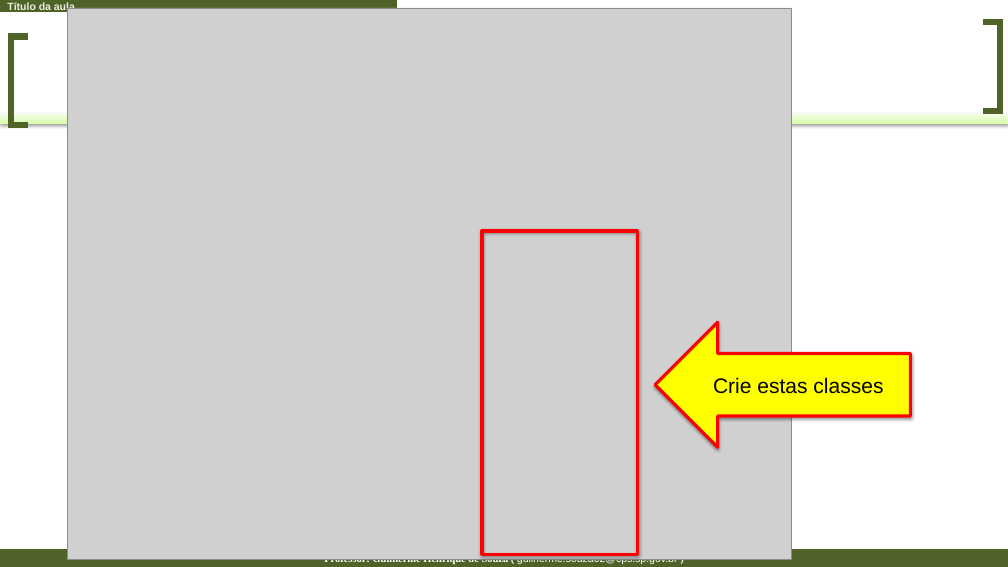
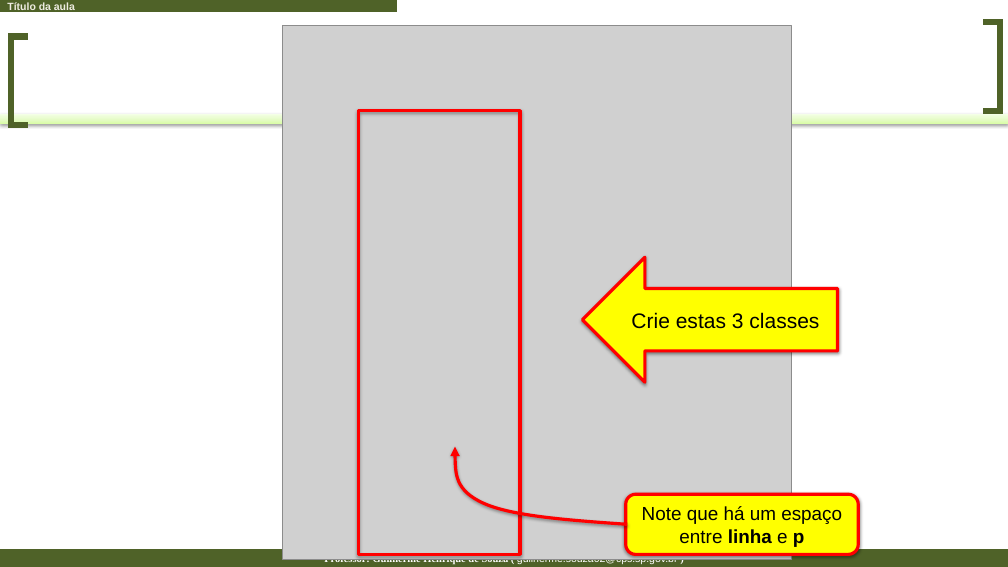
Before and after one commit to guilhermehsouza/AulaCSS, a slide deck: slide 79 of Aula 02 - Passo a Passo.pptx (slide 78 before the commit). Drawn at 1008x567 pixels with LibreOffice and Linux fonts; fonts in the diff are those of the drawing; grey boxes stand for pictures. Boxes give left, top, right and bottom in pixels: in the first picture for what was removed or moved away, otherwise in the second. Text is boxed around its words. In the diff, an @@ line names an element or a change of style, - is before the commit and + after.

```diff
--- a/Aula 02 - Passo a Passo.pptx
+++ b/Aula 02 - Passo a Passo.pptx
@@ picture: place and size @@
-picture at (67, 8, 792, 559)
+picture at (282, 26, 792, 560)
@@ rectangle: place and size @@
-rectangle at (482, 231, 638, 555)
+rectangle at (358, 110, 520, 554)
@@ left arrow "Crie estas 3 classes": place and size @@
-left arrow "Crie estas 3 classes" at (656, 322, 911, 447)
+left arrow "Crie estas 3 classes" at (582, 257, 838, 382)
@@ text in left arrow at (631, 312, 819, 329): text changed @@
-Crie estas classes
+Crie estas 3 classes
@@ freeform shape added at (455, 447, 628, 525), outline #FF0000 3 pt @@
@@ rounded rectangle added at (626, 495, 859, 555), fill #FFFF00, outline #FF0000 3 pt, 18 pt, text #000000 @@
+Note que há um espaço entre linha e p
```
Also in this commit, not shown: 3 other slides changed, 14 slides added, 6 slides removed, 2 other files.
